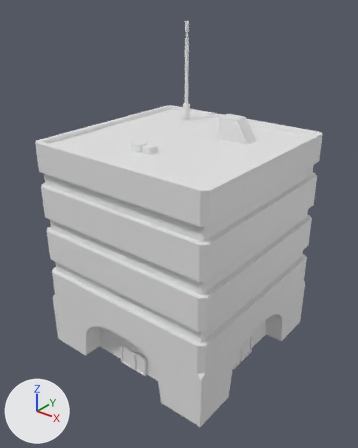
A saved change to the FBX model Buildings/Building 4/Building4.fbx.
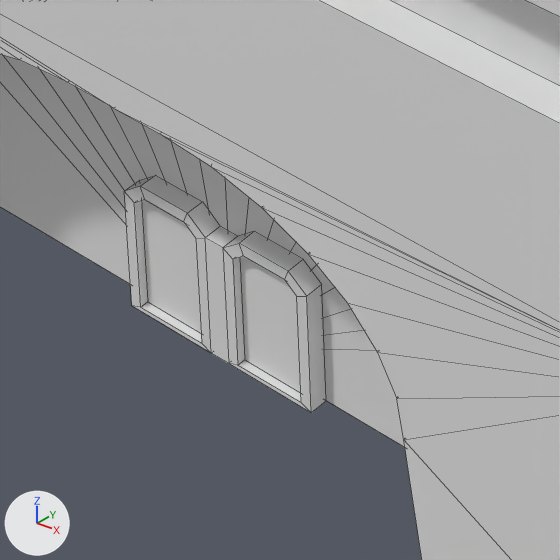
The first picture shows the older version from a 50 mm lens placed at (5.85, -7.42, 7.34), pointed at (0.08, -0.21, 2.87). The close-ups show both versions on the part from 29% to 50% of the width and 72% to 89% of the height of that picture; other places that the commit changed are outside them. Lighting does not change. The marker at lower left points along +X, +Y and +Z. The close-ups show mesh edges as thin lines. Materials are left out; every surface is plain grey. Where no turn or scale is listed for an object, it has been applied to the vertices.
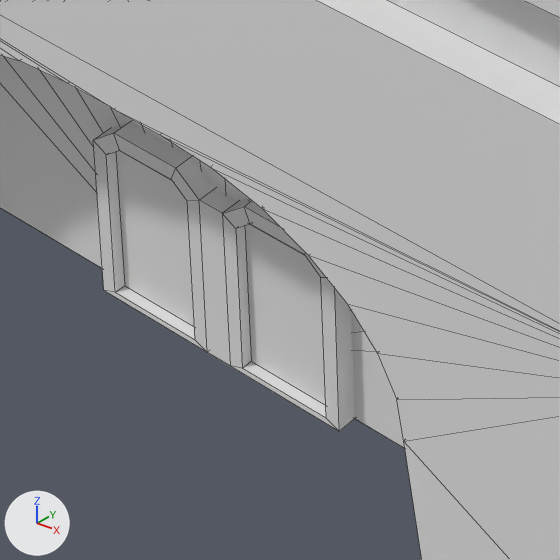
The newer file is also rescaled (x12.72), turned or shifted as a whole; pictures and numbers use the older file's frame.

Scene script edits in JSON lines:
```json
{"block": "me_cube_002", "where": "me_cube_002.from_pydata(...)  # 637 vertices, 738 faces; spans x -2.03..2.03, y -2.03..2.03, z -2.01..4.64"}
{"block": "me_cube_002", "where": "# used by ob_cube_001; location = (0.0, 0.0, 2.006)"}
{"block": "me_cube_002", "change": "me_cube_002 part 1: the loose piece of 48 vertices spanning x -0.35..0.36, y -1.68..-1.62, z -2.01..-1.54 is scaled about its middle by 1.31, then moved by (0.0, 0.0, 0.07)"}
```

Where the change shows, as pixel boxes (x1, y1, x2, y2) in the close-ups (560 x 560 px; the box of a moved part takes in the faces that stretch with it):
```json
{"part": 1, "of": "me_cube_002", "change": "moved or reshaped", "before": [124, 176, 326, 413], "after": [93, 122, 355, 431]}
```
